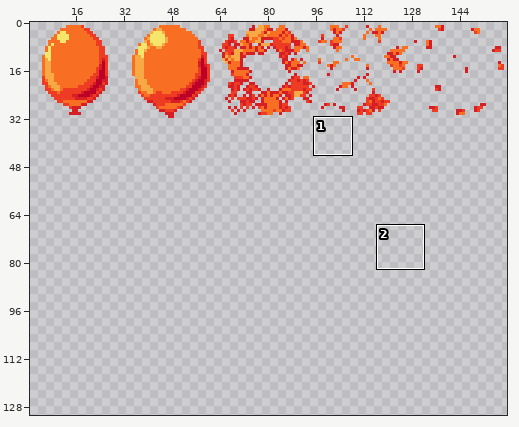
Two states of a sprite sheet, gfx/balloon.png. Above: a wide view before the commit, with the close-up outlined.
Close-up. As it was:
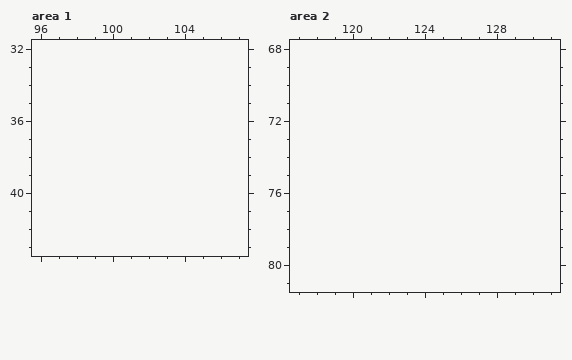
The file is 160x32 pixels. Shown: area 1: x 96..107, y 32..43; area 2: x 117..131, y 68..81. The old version is drawn lined up with the new one, on the new canvas. The wide view leaves out empty margins. The commit also changed other parts of the picture, which this record leaves out.
Palette (. is transparent): 
After:
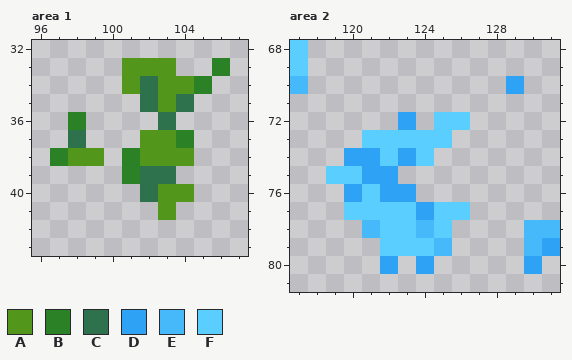
Colours new in this view: A #53961c  B #2a8126  C #2d724d  D #2ea2f4  E #45b9fa  F #5aceff
The exact change:
canvas 160x32 -> 160x160
Area 1:
There is now colour A in row 33 at x 101 to 103; in row 34 at x 101 and 103 to 104; in row 35 at x 103; in row 37 at x 102 to 103; in row 38 at x 98 to 99 and 102 to 104; in row 40 at x 103 to 104.
There is now colour A in row 41 at x 103.
There is now colour B in row 33 at x 106; in row 34 at x 105; in row 36 at x 98; in row 37 at x 104; in row 38 at x 97 and 101; in row 39 at x 101.
There is now colour C in row 34 at x 102; in row 35 at x 102 and 104; in row 36 at x 103; in row 37 at x 98; in row 39 at x 102 to 103; in row 40 at x 102.
Area 2:
There is now colour D in row 70 at x 129; in row 72 at x 123; in row 74 at x 120 to 121 and 123; in row 75 at x 121 to 122; in row 76 at x 120 and 122 to 123; in row 77 at x 124.
There is now colour D in row 79 at x 131; in row 80 at x 122, 124 and 130.
There is now colour E in row 70 at x 117; in row 78 at x 121, 124 and 130 to 131; in row 79 at x 125 and 130.
There is now colour F in rows 68 to 69 at x 117; in row 72 at x 125 to 126; in row 73 at x 121 to 125; in row 74 at x 122 and 124; in row 75 at x 119 to 120; in row 76 at x 121.
There is now colour F in row 77 at x 120 to 123 and 125 to 126; in row 78 at x 122 to 123 and 125; in row 79 at x 122 to 124.
Where, in picture pixels (left, top, right, bottom), the same in both close-ups:
added: (50, 58, 230, 220)
added: (290, 40, 560, 274)
